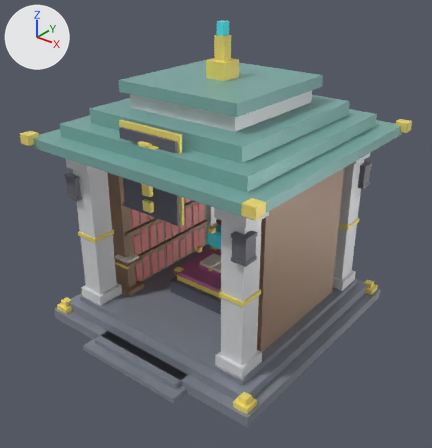
An edit to the glTF model assets/gdg_faq.glb, drawn before and after from the same camera.
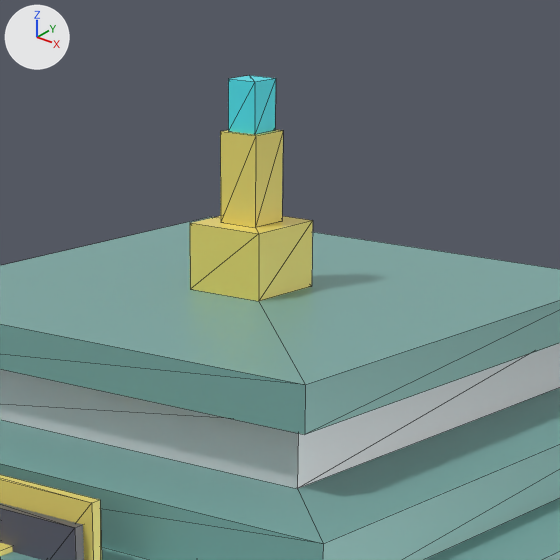
Each version is shown whole from a 50 mm lens placed at (5.11, -6.53, 5.54), pointed at (0.14, -0.32, 1.69), then close up on the part from 36% to 71% of the width and 0% to 34% of the height. Every picture has the same lights, and +X, +Y and +Z are marked at upper left. The older version's two pictures come first. The close-ups show mesh edges as thin lines. Where no turn or scale is listed for an object, it has been applied to the vertices. Vertices at exactly the same position are counted once.

Objects in the first close-up: 'altar_stone', 'floating_crystal', 'gold_trim', 'pavilion_pillar', 'pavilion_roof' and 1 more.
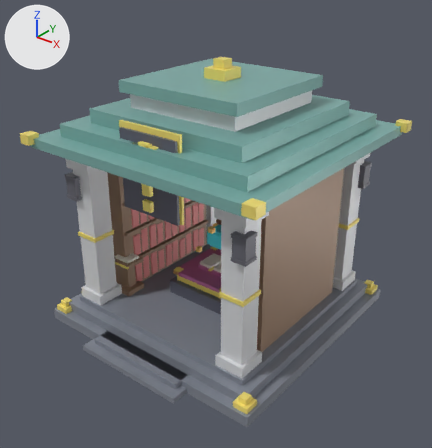
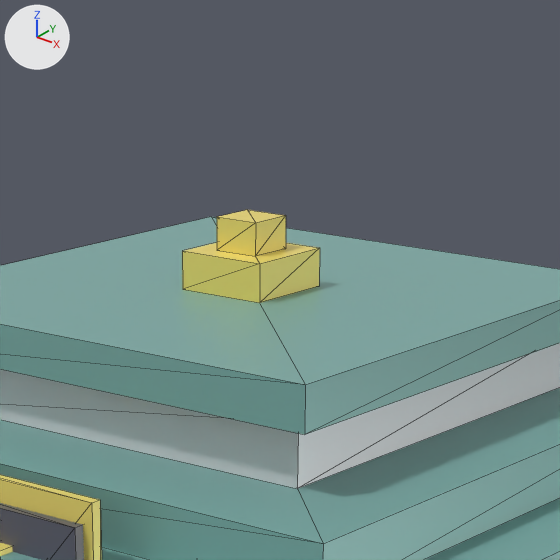
Changed parts and their boxes [x1, y1, x2, y2] in the close-ups (560 x 560 px; the box of a moved part takes in the faces that stretch with it):
'gold_trim', reshaped
    before: [0, 129, 313, 560]
    after: [0, 210, 320, 560]
'floating_crystal', reshaped (not visible afterwards)
    before: [228, 75, 276, 134]
part 1 of me_mesh_gold_trim, moved or reshaped
    before: [190, 216, 313, 301]
    after: [182, 243, 320, 303]
part 2 of me_mesh_gold_trim, moved or reshaped
    before: [220, 129, 283, 227]
    after: [217, 210, 286, 256]

The change, as a diff of the scene's bpy script:
```diff
--- a/assets/gdg_faq.glb.py
+++ b/assets/gdg_faq.glb.py
@@ me_mesh_gold_trim @@
 # used by ob_gold_trim; location = (0.0, 0.0, 0.0)
-me_mesh_gold_trim.from_pydata(...)  # 248 vertices, 372 faces; spans x -1.99..1.99, y -1.99..1.99, z 0.16..4.32
+me_mesh_gold_trim.from_pydata(...)  # 248 vertices, 372 faces; spans x -1.99..1.99, y -1.99..1.99, z 0.16..4.02
+# me_mesh_gold_trim part 1: the loose piece of 8 vertices spanning x -0.16..0.16, y -0.16..0.16, z 3.76..4.0 is scaled about its middle by (1.13, 1.13, 0.583), then moved by (0.0, 0.0, -0.05)
+# me_mesh_gold_trim part 2: the loose piece of 8 vertices spanning x -0.08..0.08, y -0.08..0.08, z 4.0..4.32 is scaled about its middle by (1.13, 1.13, 0.375), then moved by (0.0, 0.0, -0.2)
 me_mesh_gold_trim.materials.append(mat_mat_gold_trim)
@@ me_mesh_floating_crystal @@
 # used by ob_floating_crystal; location = (0.0, 0.0, 0.0)
-me_mesh_floating_crystal.from_pydata(...)  # 24 vertices, 36 faces; spans x -0.14..0.14, y -0.19..0.09, z 1.18..4.5
+me_mesh_floating_crystal.from_pydata(...)  # 16 vertices, 24 faces; spans x -0.14..0.14, y -0.19..0.09, z 1.18..1.46
+# me_mesh_floating_crystal part 3: the loose piece of 8 vertices spanning x -0.06..0.06, y -0.06..0.06, z 4.32..4.5 is deleted
 me_mesh_floating_crystal.materials.append(mat_mat_floating_crystal)
```
